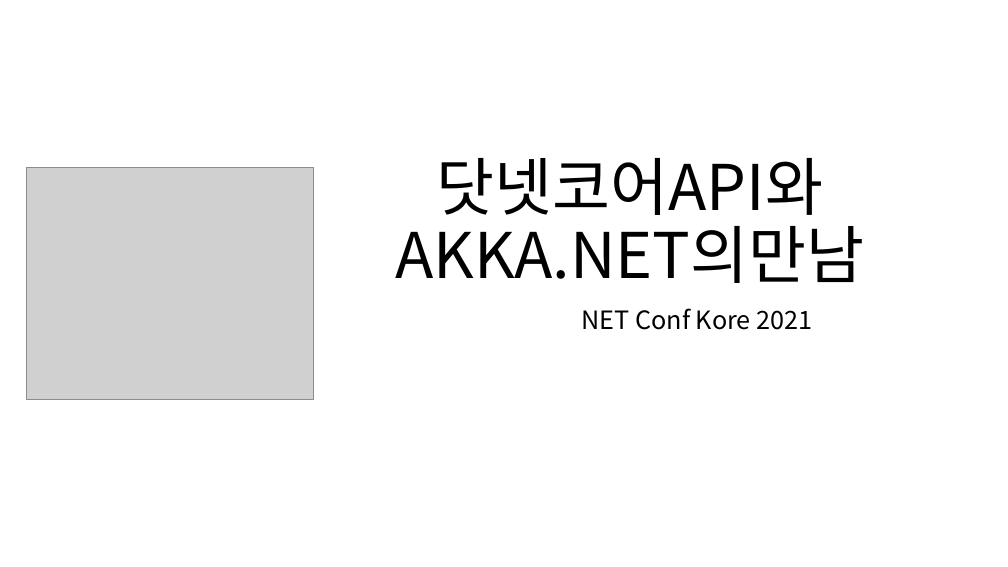
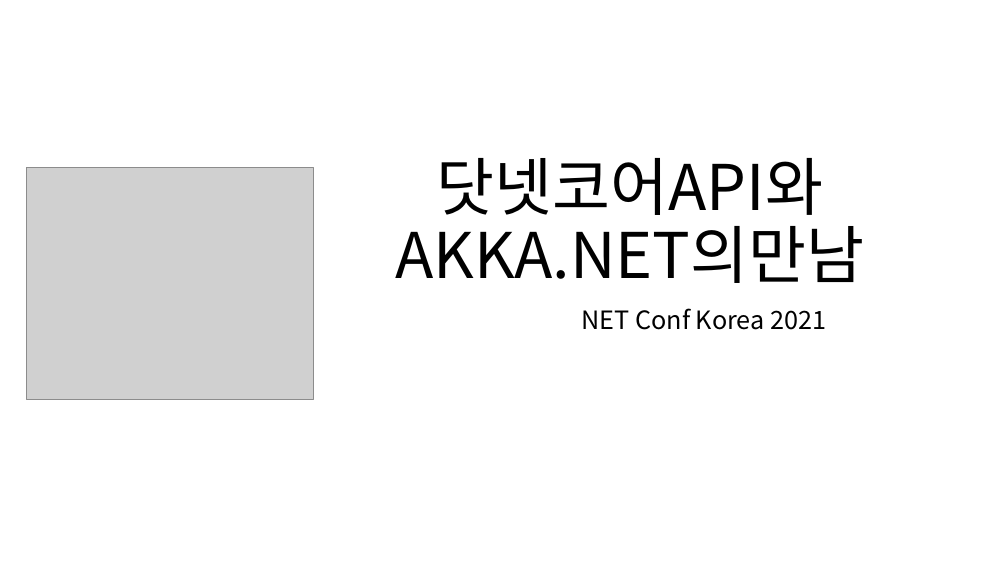
Before and after one commit to psmon/AkkaDotModule, a slide deck: slide 1 of Doc/DotCoreApiWithAkka.pptx. Drawn at 1008x567 pixels with LibreOffice and Linux fonts; fonts in the diff are those of the drawing; grey boxes stand for pictures. Boxes give left, top, right and bottom in pixels: in the first picture for what was removed or moved away, otherwise in the second. Text is boxed around its words. In the diff, an @@ line names an element or a change of style, - is before the commit and + after.

```diff
--- a/Doc/DotCoreApiWithAkka.pptx
+++ b/Doc/DotCoreApiWithAkka.pptx
@@ subtitle at (582,308,826,330): text changed @@
-NET Conf Kore 2021
+NET Conf Korea 2021
```
Also in this commit, not shown: 5 other slides changed, 1 slide added, 1 other file.
